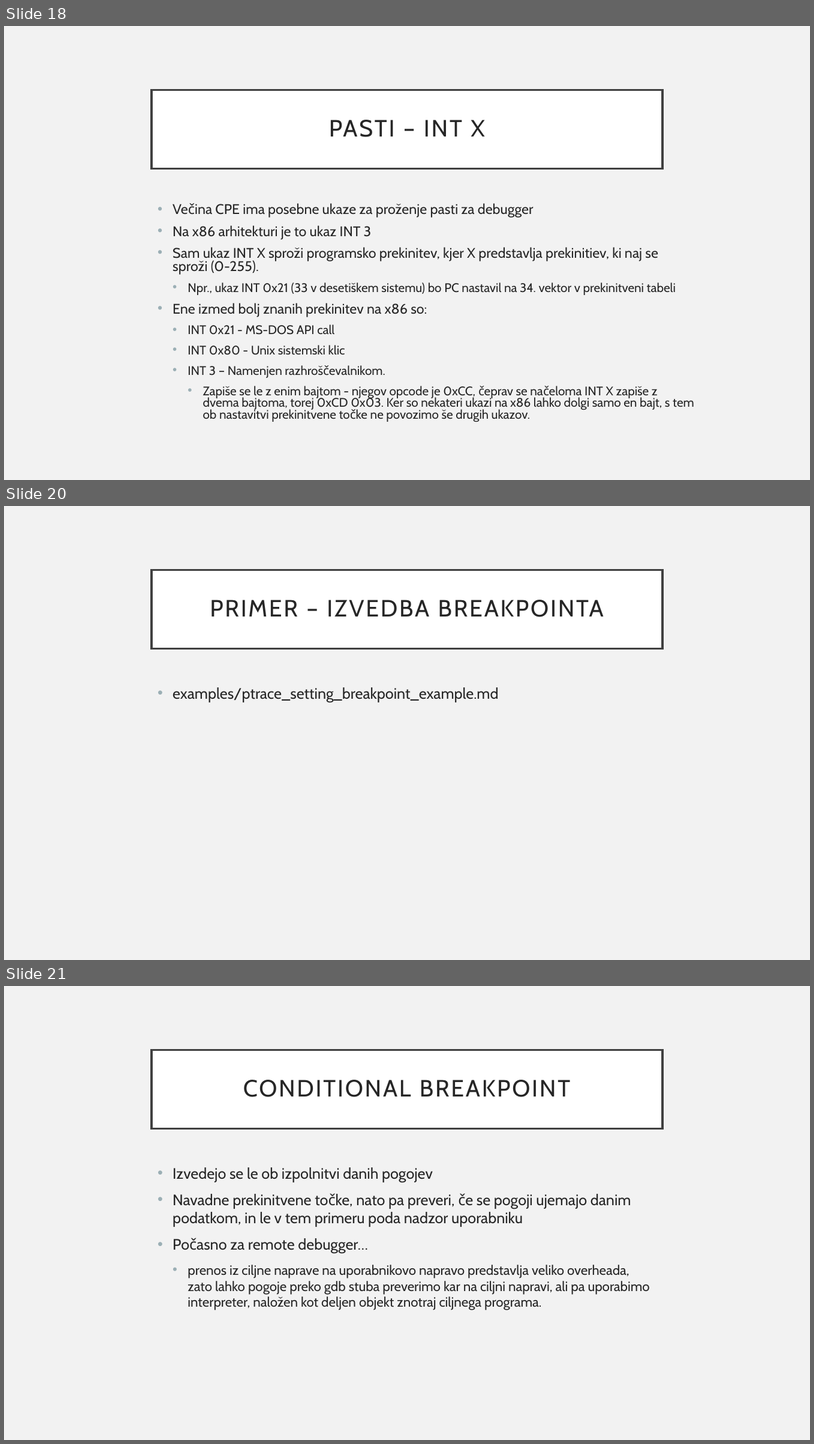
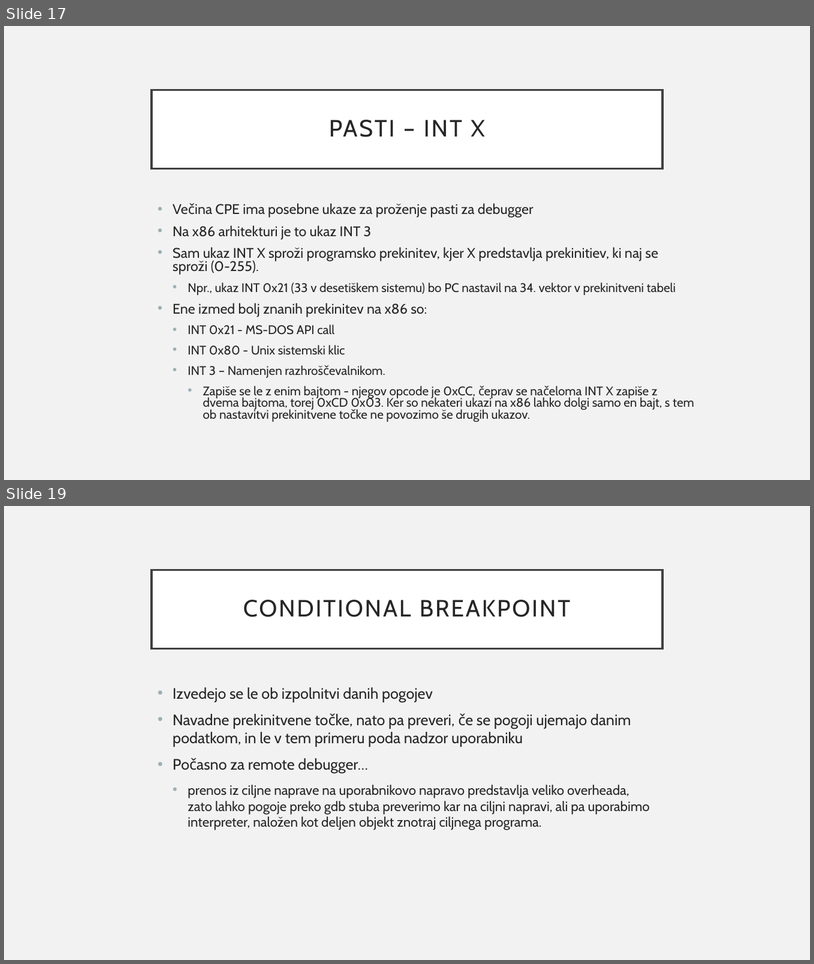
Before and after one commit to jakoberzar/razhroscevalniki, a slide deck: debuggers.pptx. Shown one above the other, each under a label of ours: slides 18, 20 and 21 before the commit, slides 17 and 19 after it; the slides between them are not shown. The pictures are 814x1444 and 814x964 pixels, drawn with LibreOffice and Linux fonts; fonts in the diff are those of the drawing. Boxes give left, top, right and bottom in pixels: in the first picture for what was removed or moved away, otherwise in the second. Text is boxed around its words. In the diff, an @@ line names an element or a change of style, - is before the commit and + after.

```diff
--- a/debuggers.pptx
+++ b/debuggers.pptx
@@ slide 20 removed at (4, 506, 810, 960), background #F2F2F2 @@
@@ title removed at (152, 570, 663, 648) @@
-PRIMER – IZVEDBA BREAKPOINTA
@@ text removed at (173, 687, 498, 702) @@
-• examples/ptrace_setting_breakpoint_example.md
@@ what was slide 18 is now slide 17 @@
@@ what was slide 21 is now slide 19 @@
```
Also in this commit, not shown: 6 slides changed, 1 other slide removed, 1 other file.
